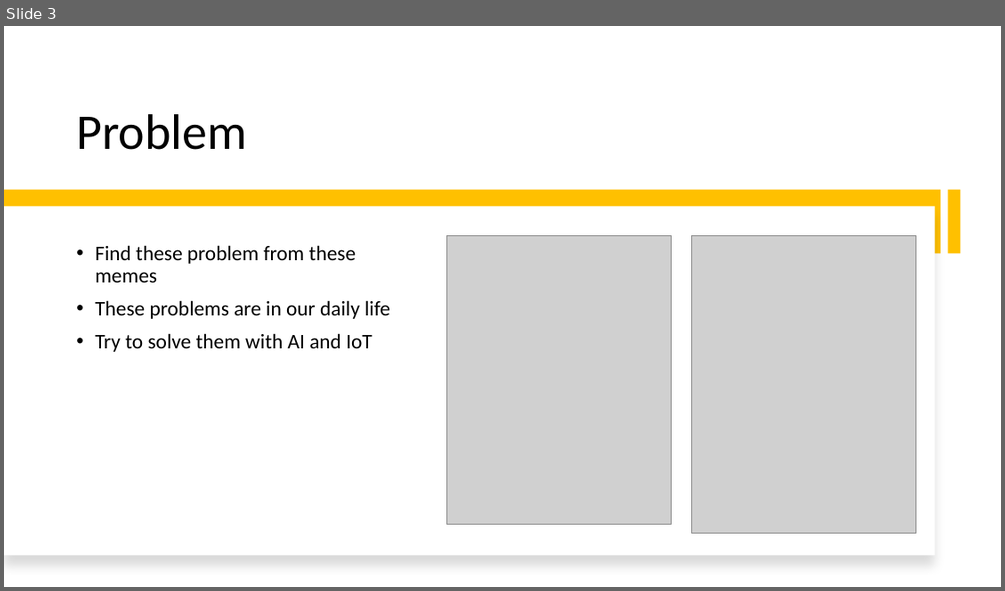
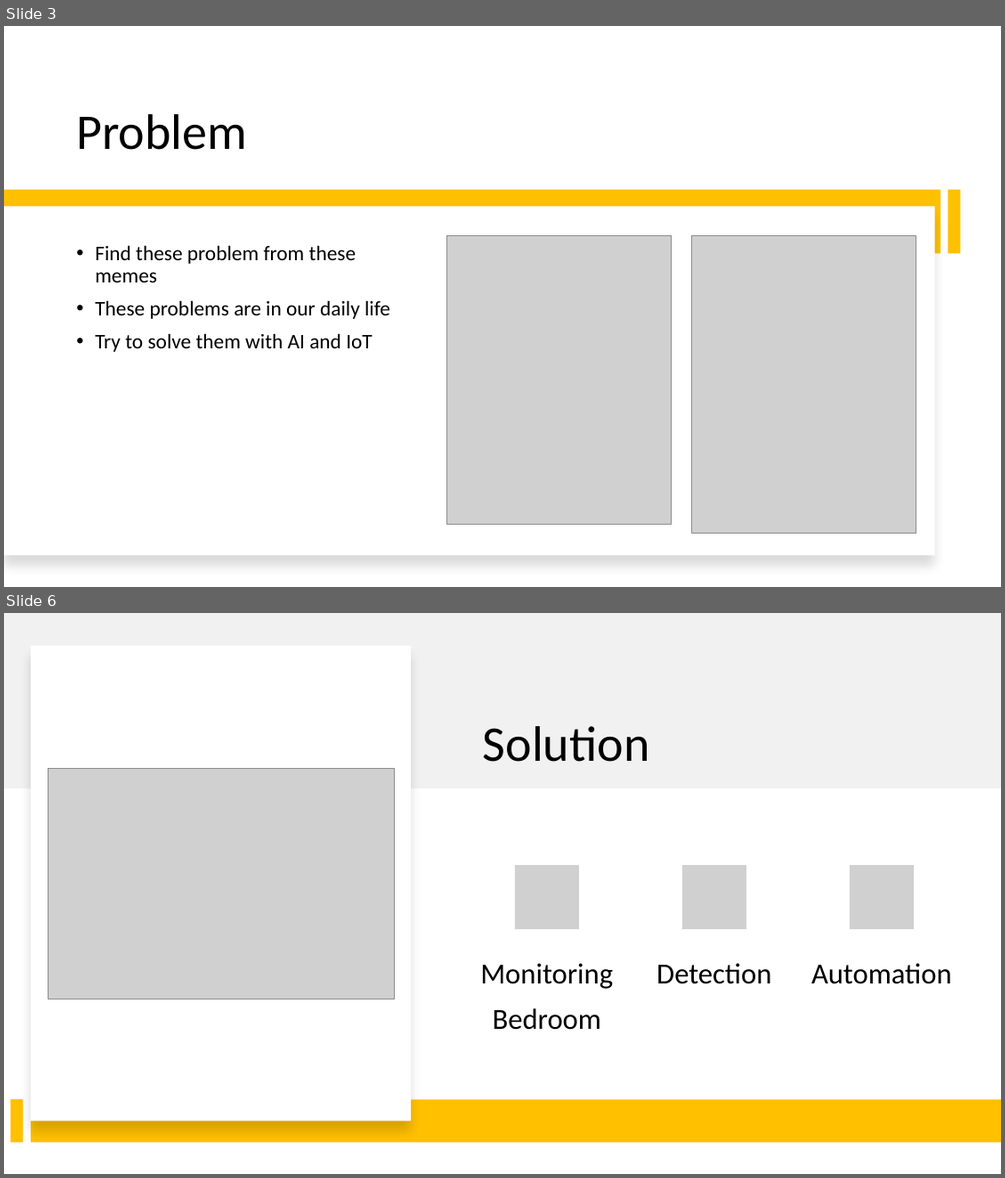
Before and after one commit to smarttommyau/aiot_bedroom, a slide deck: project_documents/P21_pitching_deck_AIoT Bedroom.pptx. Shown one above the other, each under a label of ours: slide 3 before the commit, slides 3 and 6 after it; the slides between them are not shown. The pictures are 1005x591 and 1005x1178 pixels, drawn with LibreOffice and Linux fonts; fonts in the diff are those of the drawing; grey boxes stand for pictures. Boxes give left, top, right and bottom in pixels: in the first picture for what was removed or moved away, otherwise in the second. Text is boxed around its words. In the diff, an @@ line names an element or a change of style, - is before the commit and + after.

```diff
--- a/project_documents/P21_pitching_deck_AIoT Bedroom.pptx
+++ b/project_documents/P21_pitching_deck_AIoT Bedroom.pptx
@@ slide 6 added at (x1=4, y1=613, x2=1001, y2=1174), background #FFFFFF @@
@@ rectangle added at (x1=4, y1=613, x2=1001, y2=788), fill #D9D9D9 at 35% opacity @@
@@ rectangle added at (x1=31, y1=646, x2=411, y2=1121), fill #FFFFFF @@
@@ title added at (x1=483, y1=726, x2=650, y2=762), 48 pt, text #000000 @@
+Solution
@@ picture added at (x1=48, y1=768, x2=395, y2=998) @@
@@ group added at (x1=480, y1=865, x2=952, y2=1030): 3 pictures, 3 texts @@
+Monitoring
+Bedroom
+Detection
+Automation
@@ rectangle added at (x1=10, y1=1100, x2=23, y2=1143), fill #FFC000 @@
@@ rectangle added at (x1=31, y1=1099, x2=1001, y2=1142), fill #FFC000 @@
```
Also in this commit, not shown: 3 slides changed, 7 other slides added.
